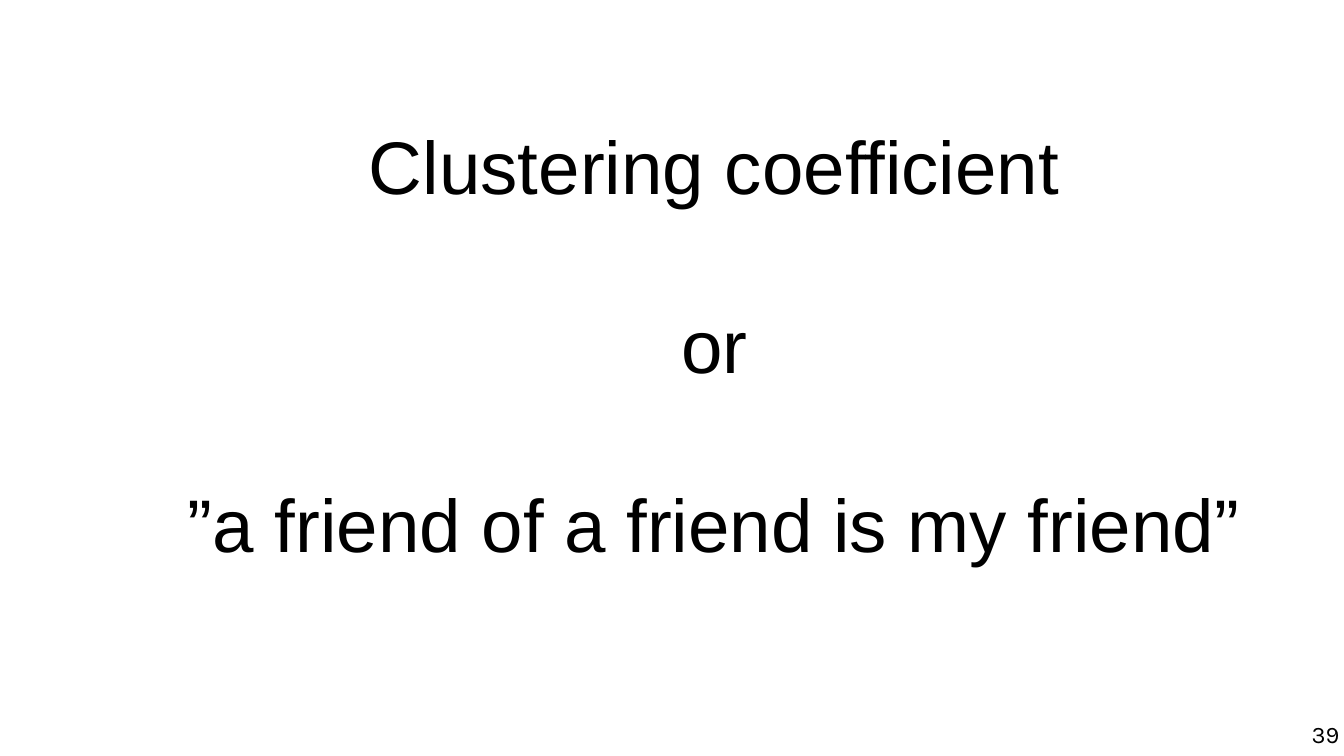
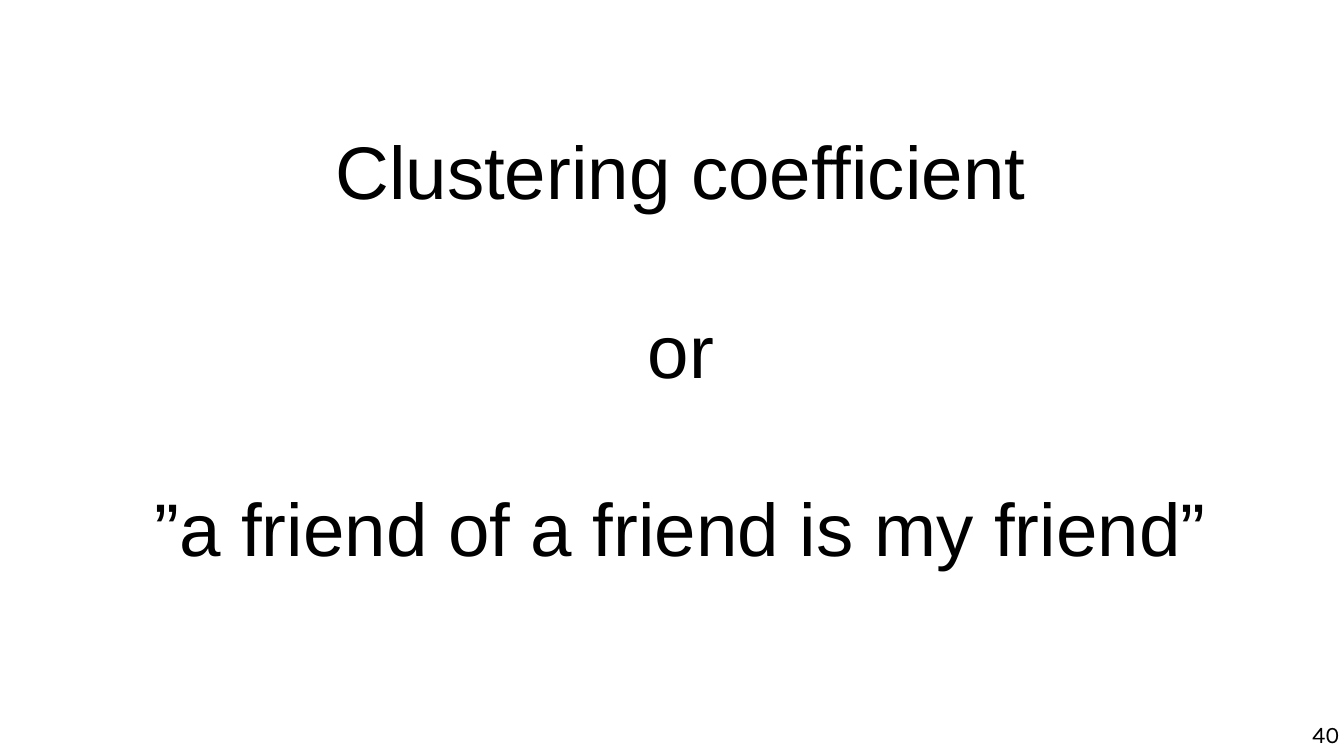
Before and after one commit to chatox/networks-science-course, a slide deck: slide 40 of theory/tt03_random_networks.odp (slide 39 before the commit). Drawn at 1344x756 pixels with LibreOffice and Linux fonts; fonts in the diff are those of the drawing. Boxes give left, top, right and bottom in pixels: in the first picture for what was removed or moved away, otherwise in the second. Text is boxed around its words. In the diff, an @@ line names an element or a change of style, - is before the commit and + after.

Commit message:
Ready for lecture

```diff
--- a/theory/tt03_random_networks.odp
+++ b/theory/tt03_random_networks.odp
@@ title "Clustering coefficient or ”a friend ...": place and size @@
-title "Clustering coefficient or ”a friend ..." at [188, 140, 1239, 566]
+title "Clustering coefficient or ”a friend ..." at [154, 145, 1205, 570]
@@ page number at [1312, 728, 1339, 744]: text changed @@
-39
+40
```
Also in this commit, not shown: 7 other slides changed, 2 slides added, 1 other file.
